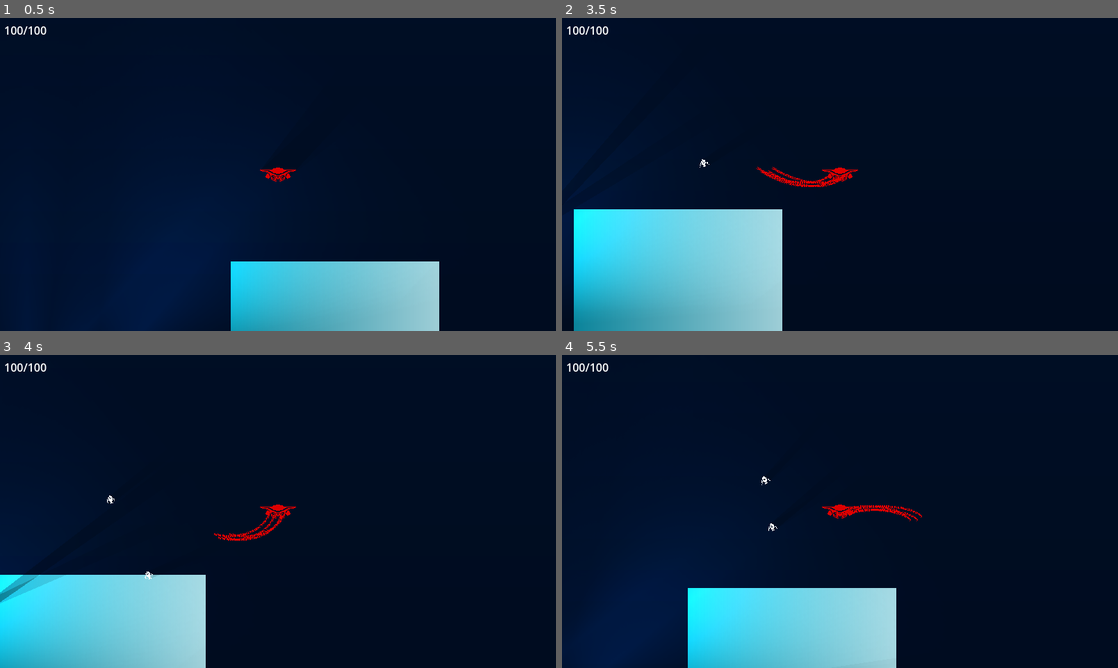
Above: before the commit, frames 1-4 (two rows, left to right).
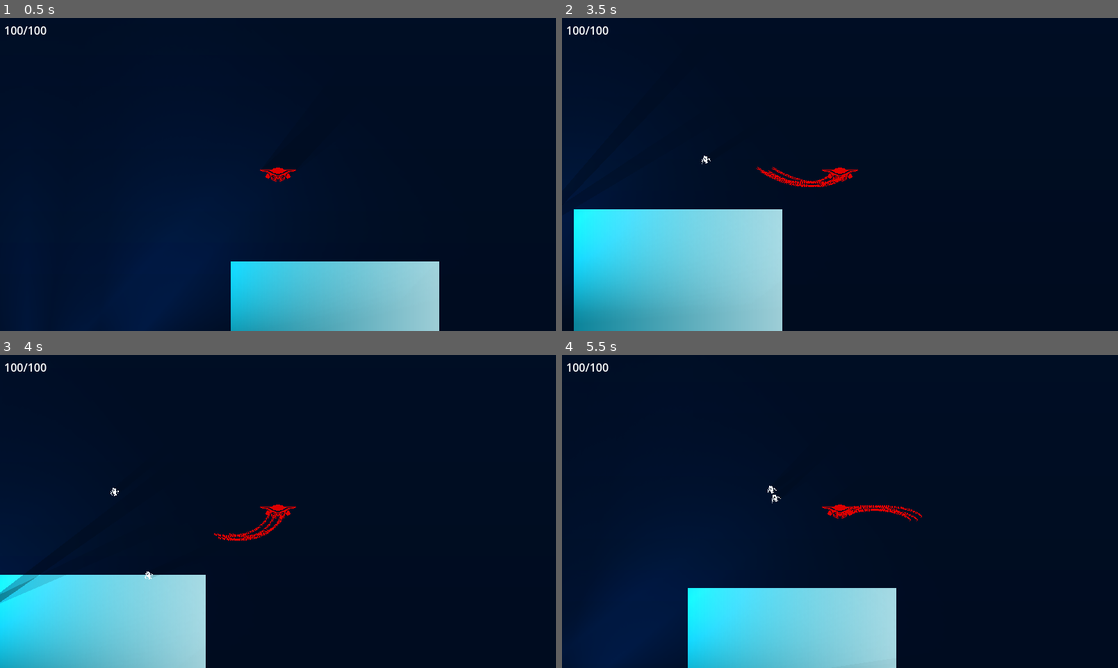
Above: after the commit, the same moments.

Repository: sialiss/GMTK-gamejam2023
Game: Godot game, scene res://Scenes/Sea/Sea.tscn
Two runs of this game, one before a commit and one after it. Both use one fixed random seed, a clock stepped at 60 frames per second and the inputs below.
Inputs:
- Up to frame 1 (0.5 s): no input
- Up to frame 2 (3.5 s): hold D (move_right) 0.53-1.28 s; hold S (move_down) 1.28-2.03 s; hold D (move_right) 2.03-2.78 s; hold W (move_up) from 2.78 s (still down)
- Up to frame 3 (4 s): release W (move_up) at 3.53 s; hold A (move_left) from 3.53 s (still down)
- Up to frame 4 (5.5 s): release A (move_left) at 5.03 s; hold S (move_down) from 5.03 s (still down)

Frame 1 is identical in both runs. In frame 2, less than 0.1% of the frame differs, in the area x 24-27%, y 44-48%; in frame 3, less than 0.1%; in frame 4, less than 0.1%, in the area x 35-40%, y 38-57%.
Error after the commit: Invalid access to property or key 'global_position' on a base object of type 'null instance'. (res://Scenes/Enemies/Fish/EnemyFish.gd:35)

Commit message:
Add spawn path

Diff:
--- a/Scenes/Sea/Sea.tscn
+++ b/Scenes/Sea/Sea.tscn
@@ -137,6 +137,48 @@
 sources/1 = SubResource("TileSetAtlasSource_506r3")
 sources/2 = SubResource("TileSetAtlasSource_lsqny")
 
+[sub_resource type="Animation" id="Animation_o412c"]
+resource_name = "follow"
+tracks/0/type = "value"
+tracks/0/imported = false
+tracks/0/enabled = true
+tracks/0/path = NodePath("PathFollow2D:progress_ratio")
+tracks/0/interp = 1
+tracks/0/loop_wrap = true
+tracks/0/keys = {
+"times": PackedFloat32Array(0),
+"transitions": PackedFloat32Array(1),
+"update": 0,
+"values": [0.0]
+}
+
+[sub_resource type="Animation" id="Animation_rvsk2"]
+length = 0.001
+tracks/0/type = "value"
+tracks/0/imported = false
+tracks/0/enabled = true
+tracks/0/path = NodePath("PathFollow2D:progress_ratio")
+tracks/0/interp = 1
+tracks/0/loop_wrap = true
+tracks/0/keys = {
+"times": PackedFloat32Array(0),
+"transitions": PackedFloat32Array(1),
+"update": 0,
+"values": [0.0]
+}
+
+[sub_resource type="AnimationLibrary" id="AnimationLibrary_uxia7"]
+_data = {
+"RESET": SubResource("Animation_rvsk2"),
+"follow": SubResource("Animation_o412c")
+}
+
+[sub_resource type="Curve2D" id="Curve2D_pa3h3"]
+_data = {
+"points": PackedVector2Array(0, 0, 0, 0, 0, 0, 0, 0, 0, 0, 879.18, -90.8688, 0, 0, 0, 0, 958.733, -322.109, 0, 0, 0, 0, 858.035, -776.453, 0, 0, 0, 0, 153.257, -733.053, 0, 0, 0, 0, -161.446, -535.719, 0, 0, 0, 0, 0.834686, -2.7125)
+}
+point_count = 7
+
 [node name="Sea" type="Node2D"]
 script = SubResource("GDScript_laj1i")
 
@@ -147,9 +189,6 @@
 offset_bottom = 328.0
 texture = SubResource("GradientTexture2D_a1cs2")
 
-[node name="FishSpawn" parent="." instance=ExtResource("3_m44fu")]
-position = Vector2(370, 86)
-
 [node name="Creature" parent="." instance=ExtResource("1_2i86a")]
 position = Vector2(440, -40)
 
@@ -184,3 +223,22 @@
 
 [node name="Submarine" parent="." instance=ExtResource("4_0byc0")]
 position = Vector2(3972, -1664)
+
+[node name="AnimationPlayer" type="AnimationPlayer" parent="."]
+root_node = NodePath("../SpawnPath")
+libraries = {
+"": SubResource("AnimationLibrary_uxia7")
+}
+
+[node name="SpawnPath" type="Path2D" parent="."]
+position = Vector2(520, 189)
+scale = Vector2(1.70955, 1.47465)
+curve = SubResource("Curve2D_pa3h3")
+
+[node name="PathFollow2D" type="PathFollow2D" parent="SpawnPath"]
+rotation = -0.102991
+
+[node name="FishSpawn" parent="SpawnPath/PathFollow2D" instance=ExtResource("3_m44fu")]
+position = Vector2(-80.0967, -78.4975)
+rotation = 0.102991
+scale = Vector2(0.58495, 0.678125)
Not shown: 1 places in Scenes/Sea/Sea.tscn that only renumber resources
